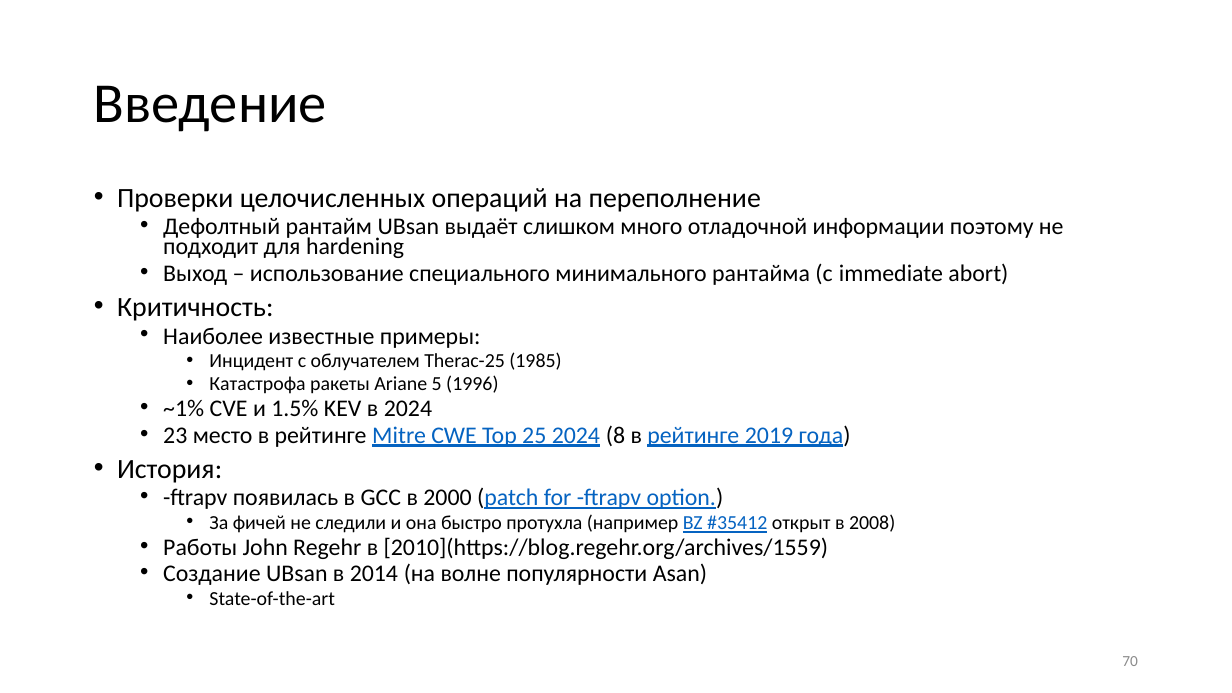
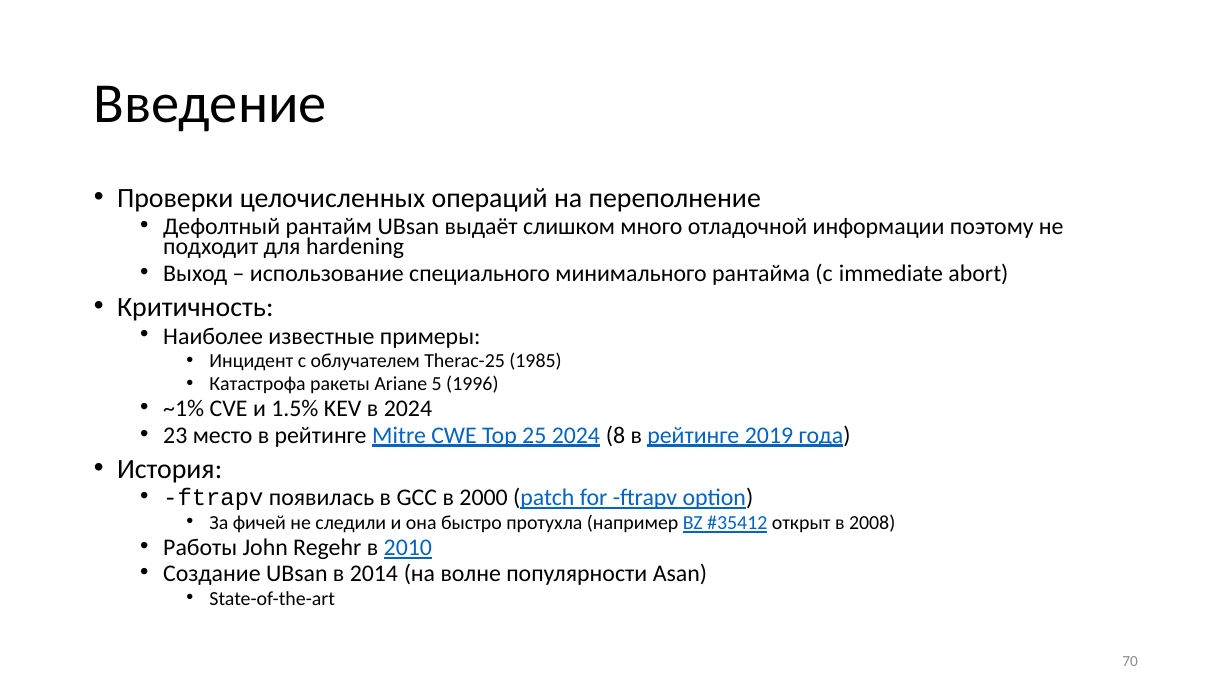
Before and after one commit to yugr/slides, a slide deck: slide 70 of CppZeroCost/2025/RU.pptx. Drawn at 1232x693 pixels with LibreOffice and Linux fonts; fonts in the diff are those of the drawing. Boxes give left, top, right and bottom in pixels: in the first picture for what was removed or moved away, otherwise in the second. Text is boxed around its words. In the diff, an @@ line names an element or a change of style, - is before the commit and + after.

```diff
--- a/CppZeroCost/2025/RU.pptx
+++ b/CppZeroCost/2025/RU.pptx
@@ text at (x1=163, y1=487, x2=754, y2=510): text changed @@
-  • -ftrapv появилась в GCC в 2000 (patch for -ftrapv option.)
+  • -ftrapv появилась в GCC в 2000 (patch for -ftrapv option)
@@ text at (x1=163, y1=538, x2=432, y2=559): text changed @@
-  • Работы John Regehr в [2010](https://blog.regehr.org/archives/1559)
+  • Работы John Regehr в 2010
```
Also in this commit, not shown: 36 other slides changed, 1 slide added, 4 other files.
